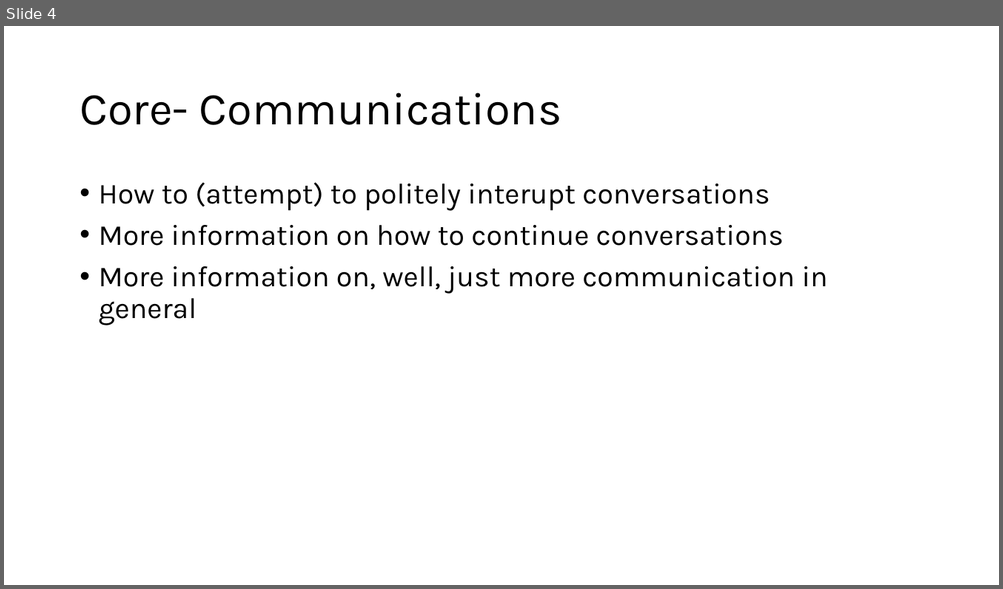
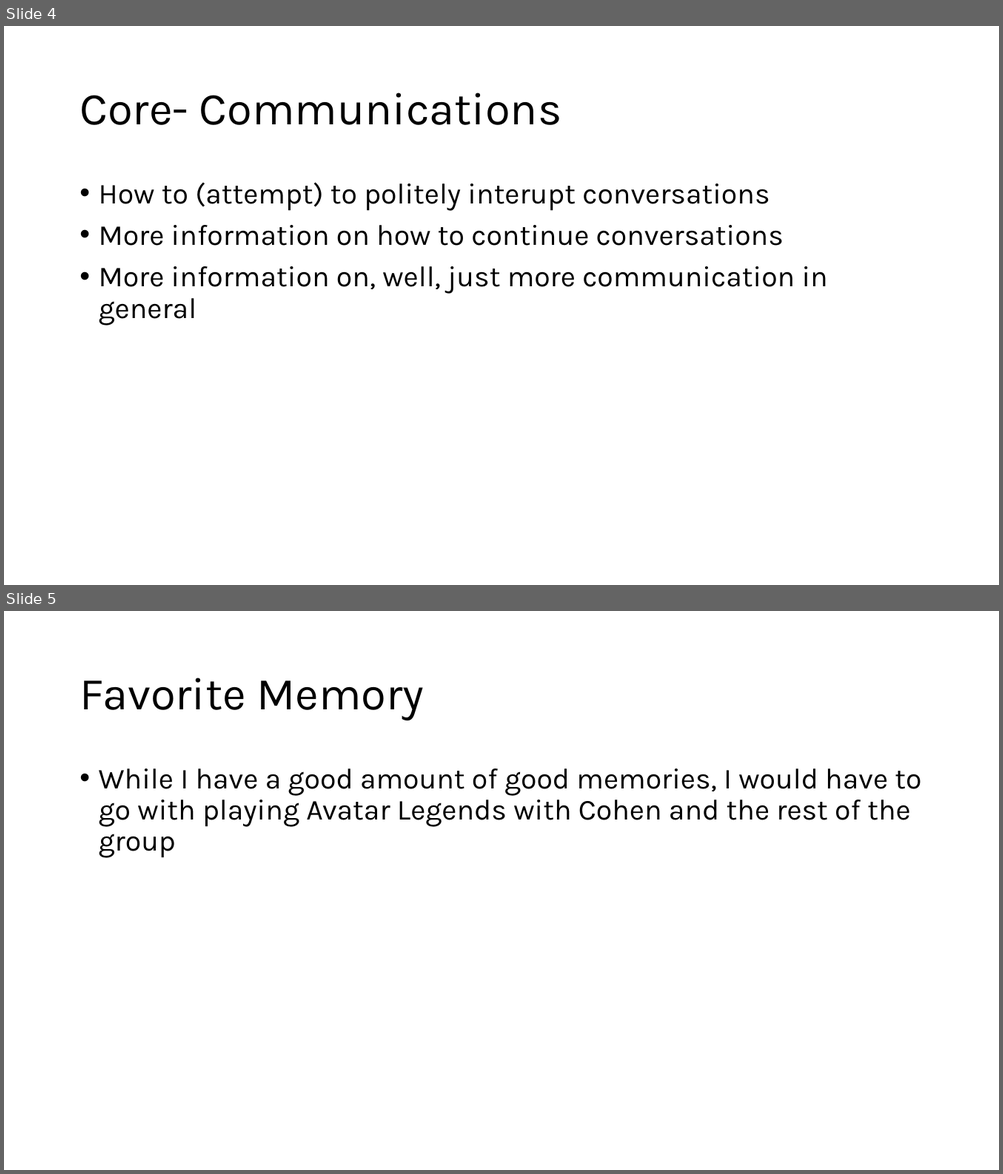
Before and after one commit to NPITX-programs/Presentations, a slide deck: Spring 2025 Presentation/Spring 2025.pptx. Shown one above the other, each under a label of ours: slide 4 before the commit, slides 4 and 5 after it. The pictures are 1003x589 and 1003x1174 pixels, drawn with LibreOffice and Linux fonts; fonts in the diff are those of the drawing. Boxes give left, top, right and bottom in pixels: in the first picture for what was removed or moved away, otherwise in the second. Text is boxed around its words. In the diff, an @@ line names an element or a change of style, - is before the commit and + after.

Commit message:
Favorite Memory

```diff
--- a/Spring 2025 Presentation/Spring 2025.pptx
+++ b/Spring 2025 Presentation/Spring 2025.pptx
@@ slide 5 added at (4, 611, 999, 1170), background #FFFFFF @@
@@ title added at (79, 678, 424, 721), 44 pt, text #000000 @@
+Favorite Memory
@@ text added at (99, 769, 921, 858), 28 pt, text #000000 @@
+• While I have a good amount of good memories, I would have to go with playing Avatar Legends with Cohen and the rest of the group
```
